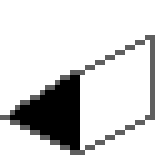
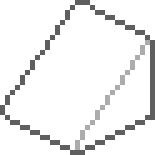
Before/after of a 155 × 155 layered artwork. What changed in the layer stack:
showed "Layer", painted on it over (x1=0, y1=0, x2=155, y2=150)
hid "Layer #8", painted on it over (x1=0, y1=75, x2=80, y2=150)
hid "Layer #7" over (x1=80, y1=40, x2=150, y2=140)
hid "Layer #6" over (x1=10, y1=75, x2=75, y2=150)
hid "base.png" over (x1=0, y1=35, x2=155, y2=150)
